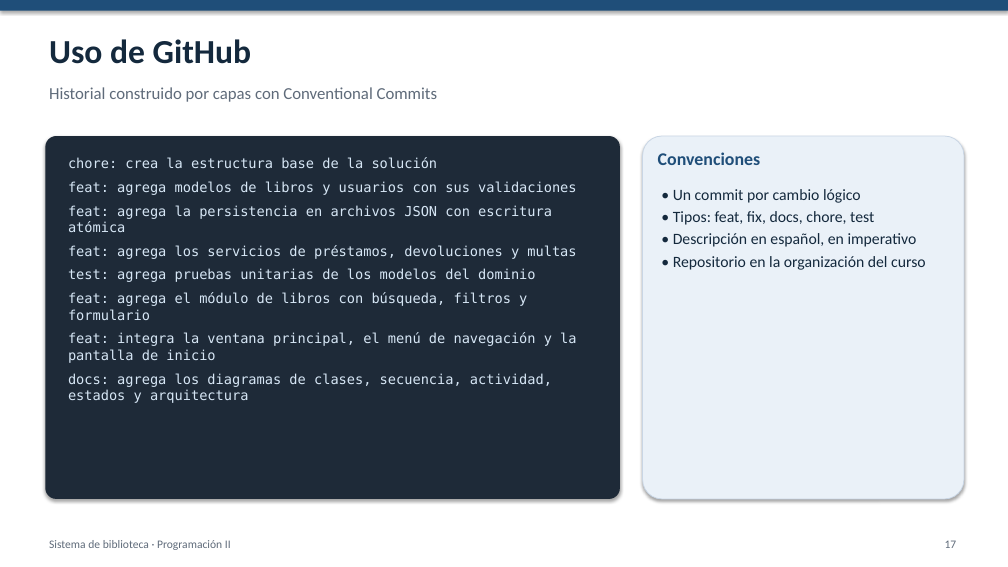
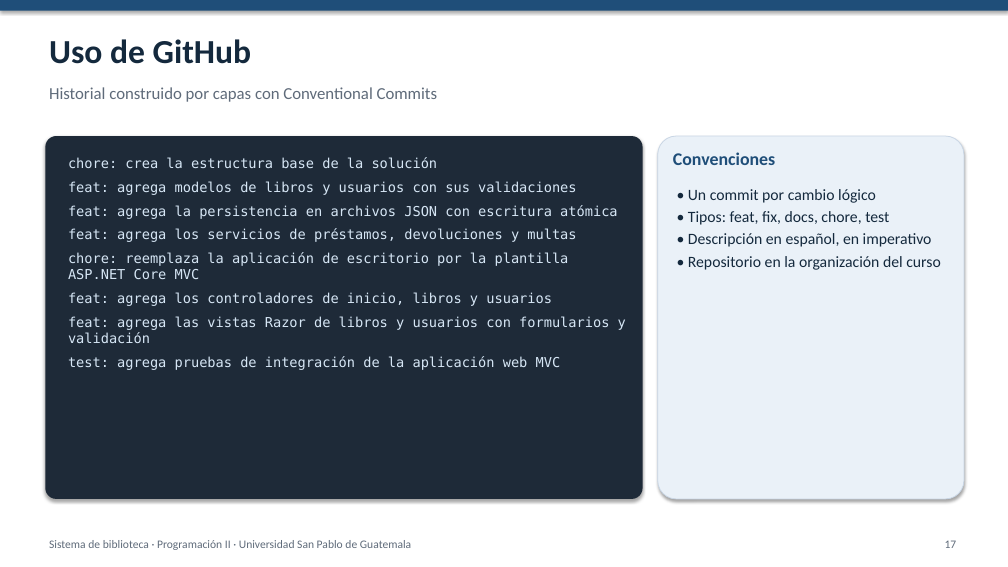
Before and after one commit to USPG-Angels-Workspace/sistema-biblioteca, a slide deck: slide 17 of docs/Presentacion.pptx. Drawn at 1008x567 pixels with LibreOffice and Linux fonts; fonts in the diff are those of the drawing. Boxes give left, top, right and bottom in pixels: in the first picture for what was removed or moved away, otherwise in the second. Text is boxed around its words. In the diff, an @@ line names an element or a change of style, - is before the commit and + after.

Commit message:
docs: actualiza la presentación con la arquitectura MVC, las capturas web y los datos del equipo

```diff
--- a/docs/Presentacion.pptx
+++ b/docs/Presentacion.pptx
@@ rounded rectangle: place and size @@
-rounded rectangle at (45, 136, 620, 499)
+rounded rectangle at (45, 136, 643, 499)
@@ rounded rectangle: place and size @@
-rounded rectangle at (643, 136, 964, 499)
+rounded rectangle at (658, 136, 964, 499)
@@ text "Convenciones": place and size @@
-text "Convenciones" at (658, 152, 760, 165)
+text "Convenciones" at (673, 152, 775, 165)
@@ text "• Un commit por cambio ...": place and size @@
-text "• Un commit por cambio ..." at (673, 189, 926, 270)
+text "• Un commit por cambio ..." at (688, 189, 941, 270)
@@ text at (68, 252, 626, 370): text changed @@
-test: agrega pruebas unitarias de los modelos del dominio
-feat: agrega el módulo de libros con búsqueda, filtros y formulario
-feat: integra la ventana principal, el menú de navegación y la pantalla de inicio
-docs: agrega los diagramas de clases, secuencia, actividad, estados y arquitectura
+chore: reemplaza la aplicación de escritorio por la plantilla ASP.NET Core MVC
+feat: agrega los controladores de inicio, libros y usuarios
+feat: agrega las vistas Razor de libros y usuarios con formularios y validación
+test: agrega pruebas de integración de la aplicación web MVC
@@ text at (49, 540, 411, 550): text changed @@
-Sistema de biblioteca · Programación II
+Sistema de biblioteca · Programación II · Universidad San Pablo de Guatemala
```
Also in this commit, not shown: 15 other slides changed, 2 slides added, 2 slides removed.
